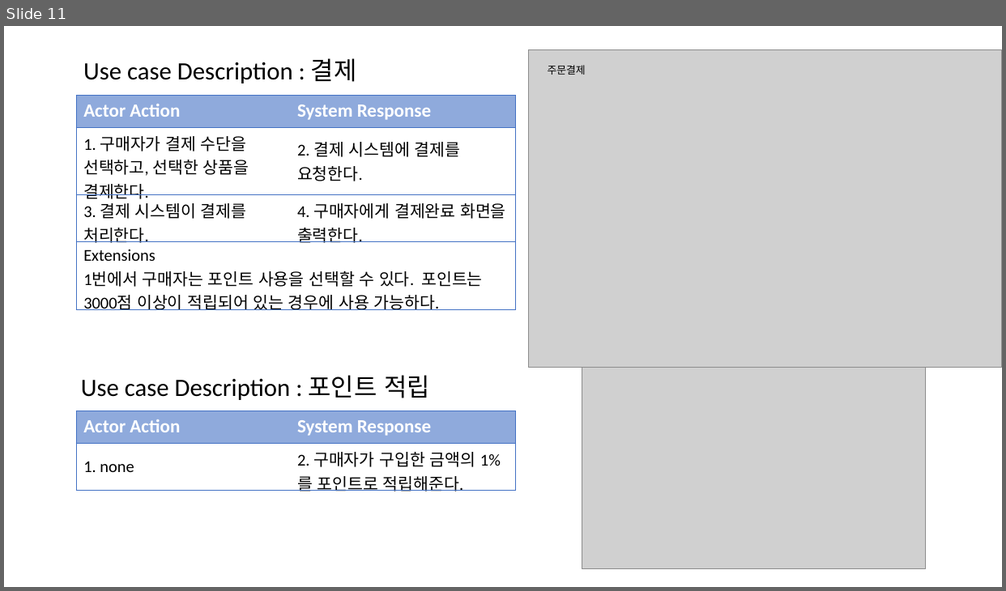
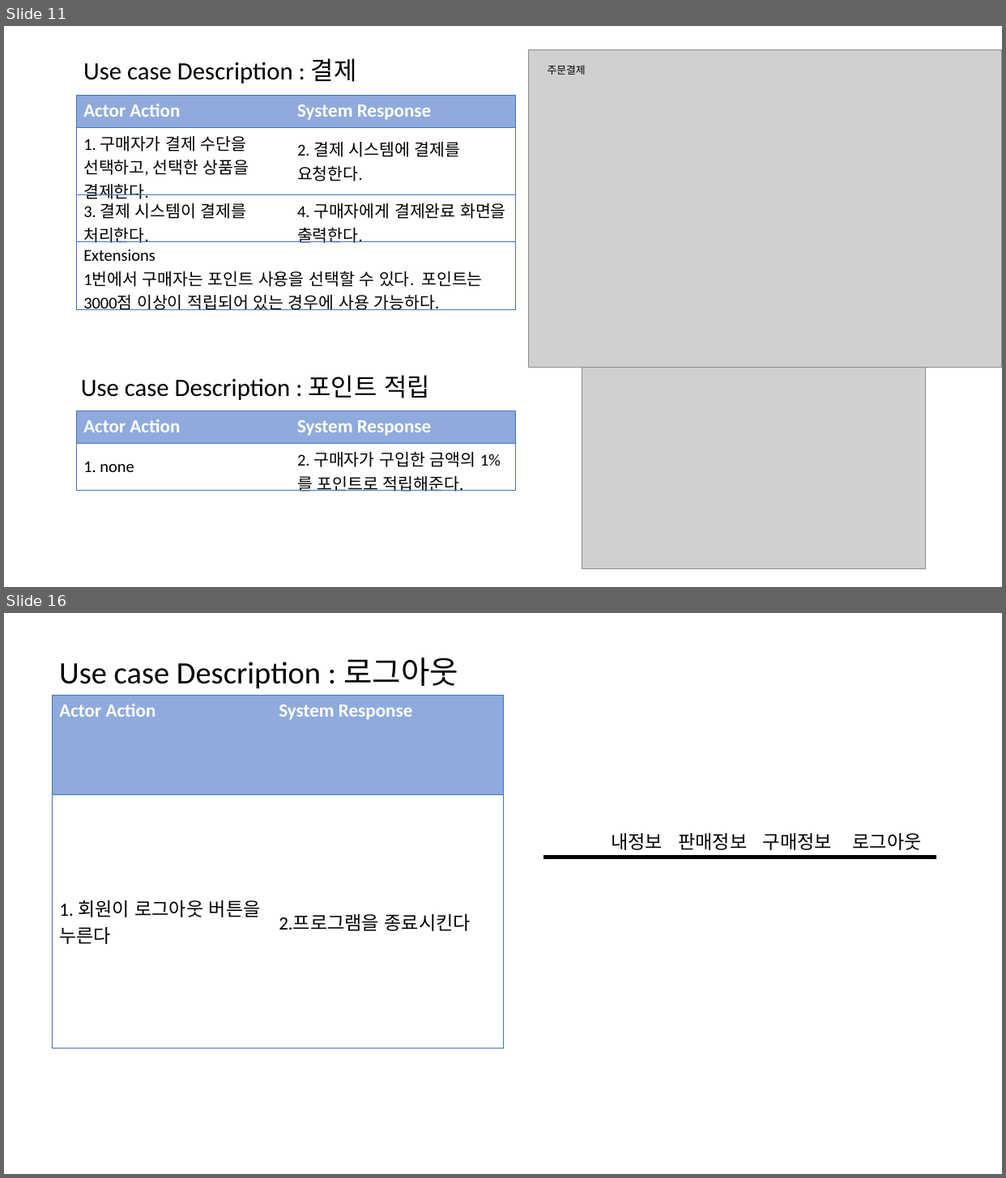
Before and after one commit to bbangnambong/RequirementCapturing, a slide deck: Use case Description.pptx. Shown one above the other, each under a label of ours: slide 11 before the commit, slides 11 and 16 after it; the slides between them are not shown. The pictures are 1006x591 and 1006x1178 pixels, drawn with LibreOffice and Linux fonts; fonts in the diff are those of the drawing; grey boxes stand for pictures. Boxes give left, top, right and bottom in pixels: in the first picture for what was removed or moved away, otherwise in the second. Text is boxed around its words. In the diff, an @@ line names an element or a change of style, - is before the commit and + after.

```diff
--- a/Use case Description.pptx
+++ b/Use case Description.pptx
@@ slide 16 added at [4, 613, 1002, 1174], background #FFFFFF @@
@@ text added at [59, 658, 458, 689], 30 pt, text #000000 @@
+Use case Description : 로그아웃
@@ table added at [52, 696, 503, 1049], 2 rows, 2 columns @@
+Actor Action | System Response
+1. 회원이 로그아웃 버튼을 누른다 | 2.프로그램을 종료시킨다
@@ text added at [611, 833, 922, 850], 18 pt, text #000000 @@
+내정보 판매정보 구매정보 로그아웃
@@ line added from (543, 857) to (936, 857), #000000 4 pt @@
```
Also in this commit, not shown: 1 slide changed, 6 other slides added, 2 other files.
